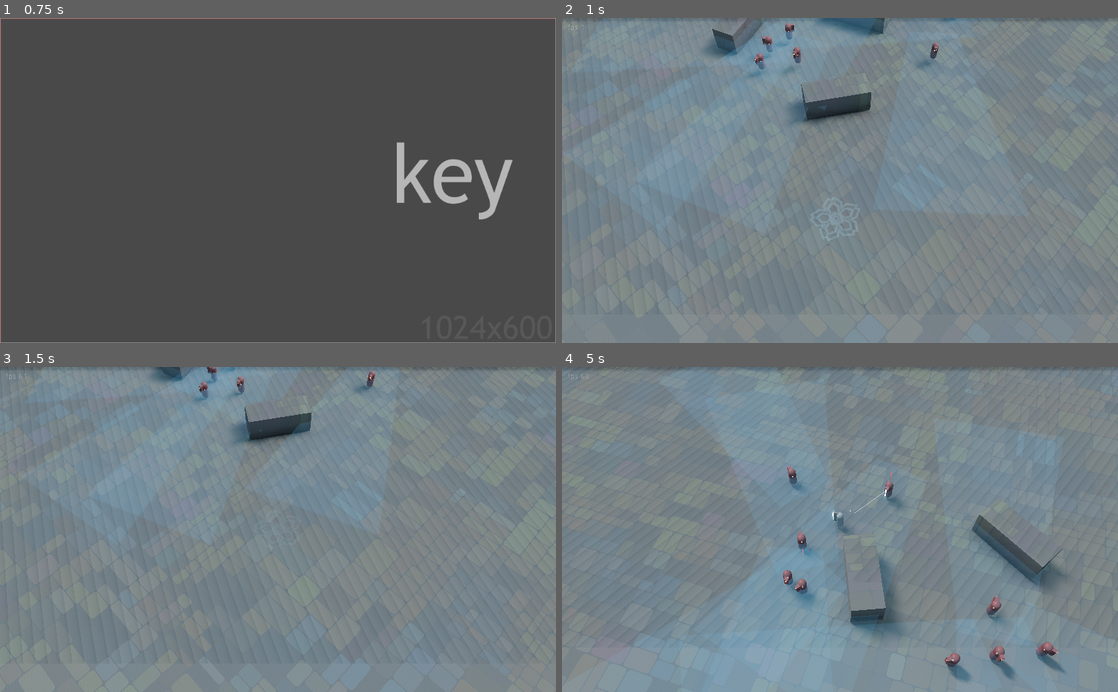
Above: before the commit, frames 1-4 (two rows, left to right).
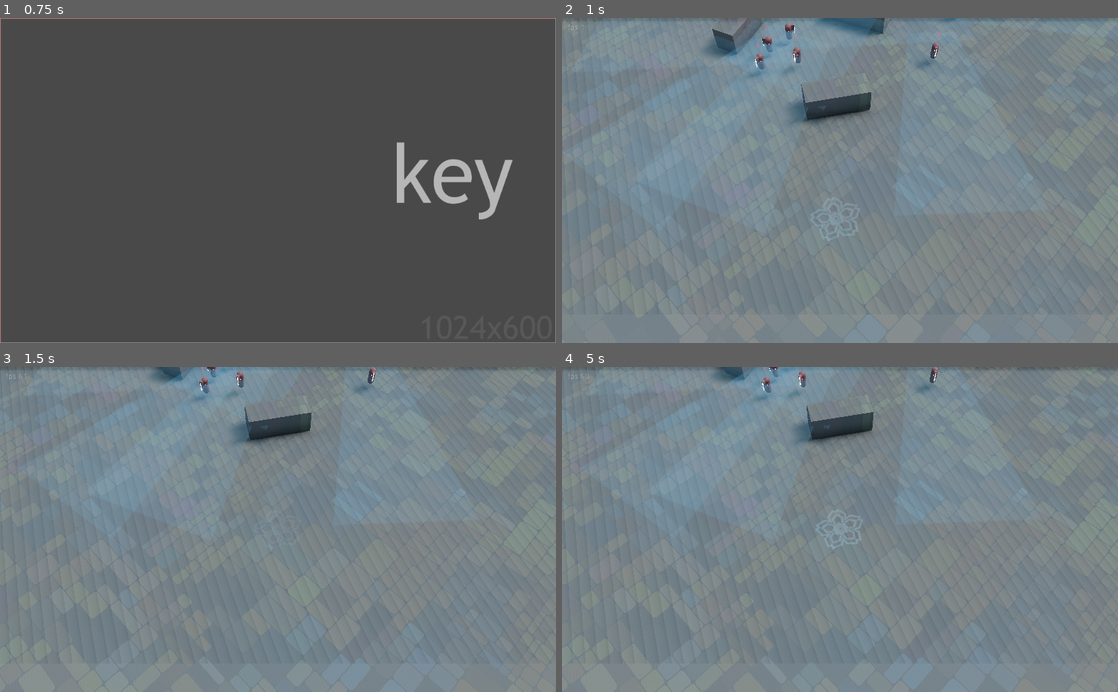
Above: after the commit, the same moments.

Repository: ioxu/key
Game: Godot game, scene res://scenes/splash.tscn
Same seed, same stepped clock (60 frames per second), same inputs: the game is played once before the commit and once after it.
Inputs (mouse positions are in pixels of both pictures, inside the frame that each line leads up to):
- Up to frame 1 (0.75 s): tap Enter at 0.5 s; move the mouse to (400, 164) at 0.52 s; hold D (move_right) from 0.53 s (still down); hold Left (camera_rotate_left) from 0.53 s (still down); click (400, 164) at 0.67 s
- Up to frame 2 (1 s): keep holding D (move_right); keep holding Left (camera_rotate_left); tap Space (jump) at 0.77 s
- Up to frame 3 (1.5 s): move the mouse to (166, 545) at 1.27 s; release D (move_right) at 1.28 s; release Left (camera_rotate_left) at 1.28 s; hold S (move_down) from 1.28 s (still down); tap Right (camera_rotate_right) at 1.35 s
- Up to frame 4 (5 s): tap Space (jump) at 1.52, 3.02, 3.77, 4.52 s; move the mouse to (895, 458) at 2.02 s; release S (move_down) at 2.03 s; hold D (move_right) 2.03-2.78 s; click (895, 458) at 2.1 s; move the mouse to (812, 594) at 2.77 s; hold W (move_up) 2.78-3.53 s; tap Left (camera_rotate_left) at 2.85 s; click (812, 594) at 2.92 s; move the mouse to (1006, 578) at 3.52 s; hold Right (camera_rotate_right) 3.53-4.28 s; hold A (move_left) from 3.53 s (still down); tap R (ui_reset, bound only after the commit) at 4.15 s; move the mouse to (673, 480) at 4.27 s; click (673, 480) at 4.35 s

Frame 1 is identical in both runs. In frame 2, less than 0.1% of the frame differs, in the area x 28-68%, y 1-29%; in frame 3, 0.4%; in frame 4, 19%, in the area x 0-100%, y 0-100%.
Error after the commit: Parse Error: Can't preload resource at path: res://data/enemies/EnemyCorpse.tscn (res://data/enemies/Enemy.gd:50)

Commit message:
enemies emit rigidbody on death, resolves #7

Diff:
--- a/data/enemies/Enemy.gd
+++ b/data/enemies/Enemy.gd
@@ -1,6 +1,6 @@
 extends KinematicBody
 
-export var initial_health : float = 1000.0
+export var initial_health : float = 100.0#1000.0
 var health : float
 export(bool) var active = true setget toggle_active
 export(float) var movement_speed = 7.5
@@ -47,6 +47,7 @@
 var damage_rng = RandomNumberGenerator.new()
 
 const point_of_interest_scene = preload("res://data/enemies/PointOfInterest.tscn")
+const enemy_corpse_scene = preload("res://data/enemies/EnemyCorpse.tscn")
 
 onready var hurt_meter = $MeshInstance/hurt_meter
 onready var fsm = $statemachine
@@ -115,8 +116,27 @@
 
 	# die
 	if health <= 0.0:
+		toggle_active(false)
+
 		if DO_TRAVEL_PATH:
 			travel_path.queue_free()
+
+		if (target as PointOfInterest):
+			target.queue_free()
+			target = null
+
+		var corpse = enemy_corpse_scene.instance()
+		corpse.transform = self.transform
+		get_node("/root/").add_child(corpse)
+		var impulse = Vector3(0.0, 35.0, 0.0) + bullet.transform.basis.z * 25.0
+		var impulse_location = transform.basis.z * -0.4 + Vector3(0.0, -0.15, 0.0)
+		corpse.apply_impulse ( impulse_location, impulse)
+
+		set_process(false)
+		set_process_internal(false)
+		set_physics_process(false)
+		set_physics_process_internal(false)
+		$vision_raycast.stop()
 		queue_free()
 
 
@@ -177,26 +197,26 @@
 	if target:
 		target_last_known_position = target.transform.origin
 
-	rotate_toward_target(delta)
-
-	var do_fire = firing_noise_rng.get_noise_1d(age + age_offset) > 0.0
-	if do_fire:
-		activate_weapon(delta)
-	else:
-		deactivate_wepon()
-
-	# le fsm petite
-	match attack_move:
-		"rush":
-			rush_toward_target(delta)
-		"hold":
-			hold_to_target(delta)
-		"evade":
-			evade_target(delta)
-		"strafe":
-			strafe_target(delta)
-
-	move_to_ideal_distance(delta)
+		rotate_toward_target(delta)
+
+		var do_fire = firing_noise_rng.get_noise_1d(age + age_offset) > 0.0
+		if do_fire:
+			activate_weapon(delta)
+		else:
+			deactivate_wepon()
+
+		# le fsm petite
+		match attack_move:
+			"rush":
+				rush_toward_target(delta)
+			"hold":
+				hold_to_target(delta)
+			"evade":
+				evade_target(delta)
+			"strafe":
+				strafe_target(delta)
+
+		move_to_ideal_distance(delta)
 
 
 func _attack_exit() -> void:
@@ -212,14 +232,15 @@
 		weapon.visible = true
 		fsm.set_state("attack")
 
-	rotate_toward_target(delta)
-	search_toward_target(delta)
-
-	if (self.transform.origin - target.transform.origin).length() < 1.5:
-		if (target as PointOfInterest):
-			target.queue_free()
-			target = null
-		fsm.set_state("idle")
+	if target:
+		rotate_toward_target(delta)
+		search_toward_target(delta)
+
+		if (self.transform.origin - target.transform.origin).length() < 1.5:
+			if (target as PointOfInterest):
+				target.queue_free()
+				target = null
+			fsm.set_state("idle")
 
 
 # /states
@@ -291,9 +312,10 @@
 
 
 func search_toward_target(delta) -> void:
-	direction = global_transform.origin - target.global_transform.origin
-	direction = direction.normalized()
-	movement_speed = -1.0 * delta * (rush_speed * 2.0)
+	if target:
+		direction = global_transform.origin - target.global_transform.origin
+		direction = direction.normalized()
+		movement_speed = -1.0 * delta * (rush_speed * 2.0)
 
 
 func evade_target(delta) -> void:
@@ -319,10 +341,13 @@
 
 
 func within_aim_tolerance( tolerance ) -> bool:
-	var dir = -1.0 * global_transform.basis.z
-	var dir_to_player = ((target.global_transform.origin - global_transform.origin) *
-		Vector3(1.0, 0.0, 1.0)).normalized()
-	return dir.dot( dir_to_player ) > (1.0 - tolerance)
+	if target:
+		var dir = -1.0 * global_transform.basis.z
+		var dir_to_player = ((target.global_transform.origin - global_transform.origin) *
+			Vector3(1.0, 0.0, 1.0)).normalized()
+		return dir.dot( dir_to_player ) > (1.0 - tolerance)
+	else:
+		return false
 
 
 func _physics_process(delta):
@@ -367,6 +392,7 @@
 		weapon.visible = true
 		if (target as PointOfInterest):
 			target.queue_free()
+			target=null
 		target = body
 		$vision_raycast.target = body
 		$vision_raycast.start()
@@ -376,9 +402,17 @@
 
 
 func _on_vision_area_body_exited(body):
-	if body.is_in_group("Player"):
+	# I think this gets called when self is
+	# queue_free'd, and the vision area is removed
+	if self.is_queued_for_deletion():
 		if (target as PointOfInterest):
 			target.queue_free()
+			target = null
+
+	if body.is_in_group("Player") and !self.is_queued_for_deletion() and is_instance_valid(self):
+		if (target as PointOfInterest):
+			target.queue_free()
+			target = null
 		target = null
 		if target_last_known_position:
 			var poi = point_of_interest_scene.instance()
--- a/data/enemies/Enemy.tscn
+++ b/data/enemies/Enemy.tscn
@@ -17,6 +17,7 @@
 
 [sub_resource type="CapsuleMesh" id=2]
 radius = 0.273
+radial_segments = 32
 
 [sub_resource type="CubeMesh" id=3]
 size = Vector3( 0.075, 0.084, 0.101 )
@@ -89,7 +90,7 @@
 material/0 = ExtResource( 1 )
 
 [node name="hurt_meter" parent="MeshInstance" instance=ExtResource( 3 )]
-transform = Transform( 0.5, 0, 0, 0, -6.55671e-08, 0.5, 0, -1.5, -2.18557e-08, 0, -1.39755e-07, 0.857811 )
+transform = Transform( 0.5, -1.35525e-20, 0, 0, -6.55671e-08, 0.5, 0, -1.5, -2.18557e-08, 3.63625e-21, -1.39755e-07, 0.857811 )
 mesh = SubResource( 6 )
 
 [node name="weapon_mount" type="Spatial" parent="MeshInstance"]
--- a/project.godot
+++ b/project.godot
@@ -122,6 +122,11 @@
 , Object(InputEventKey,"resource_local_to_scene":false,"resource_name":"","device":0,"alt":false,"shift":false,"control":false,"meta":false,"command":false,"pressed":false,"scancode":83,"unicode":0,"echo":false,"script":null)
  ]
 }
+ui_reset={
+"deadzone": 0.5,
+"events": [ Object(InputEventKey,"resource_local_to_scene":false,"resource_name":"","device":0,"alt":false,"shift":false,"control":false,"meta":false,"command":false,"pressed":false,"scancode":82,"unicode":0,"echo":false,"script":null)
+ ]
+}
 
 [layer_names]
 
@@ -133,6 +138,7 @@
 3d_physics/layer_6="enemy_hurtbox"
 3d_physics/layer_7="enemy_vision_area"
 3d_physics/layer_8="player_hurtbox"
+3d_physics/layer_9="corpse"
 
 [physics]
 
--- a/scenes/player/Controller.gd
+++ b/scenes/player/Controller.gd
@@ -201,5 +201,5 @@
 
 	# lookahead
 	camera_lookahead_factor_actual = lerp(camera_lookahead_factor_actual, camera_lookahead_factor, dt * 3.0 )
-	camera_lookahead_direction_actual = camera_lookahead_direction_actual.linear_interpolate(camera_lookahead_direction, dt * 1.0)
+	camera_lookahead_direction_actual = camera_lookahead_direction_actual.linear_interpolate(camera_lookahead_direction, dt * 1.5)
 	camera_root.transform.origin = camera_lookahead_direction_actual * camera_lookahead_factor_actual * 7.5
--- a/scripts/game.gd
+++ b/scripts/game.gd
@@ -38,7 +38,8 @@
 		get_tree().quit()
 	elif event.is_action_pressed("ui_fullscreen"):
 		_go_fullscreen()
-
+	elif event.is_action_pressed("ui_reset"):
+		get_tree().reload_current_scene()
 
 func resize():
 	var root = get_node("/root")
